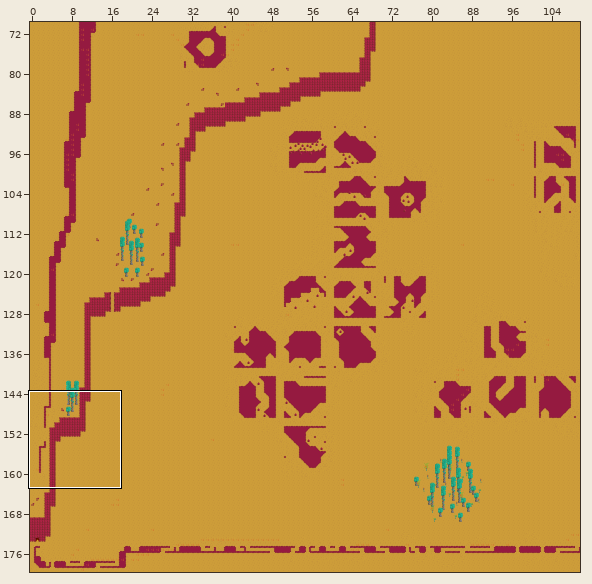
Two versions of a level (Tiled map, data/map/terrain.tmx). Above, an overview of the earlier version with the close-up marked.
Close-up. As it was:
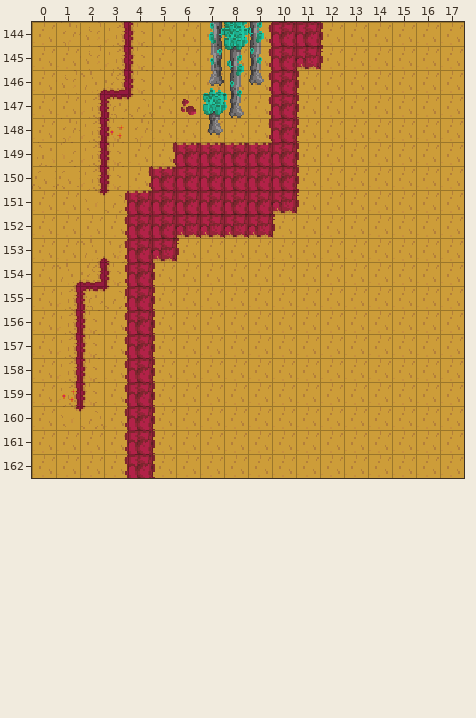
Cells are 16x16 px. Shown: x 0..17, y 144..162. The commit also changed other parts of the map, which this record leaves out.
The same view after the edit:
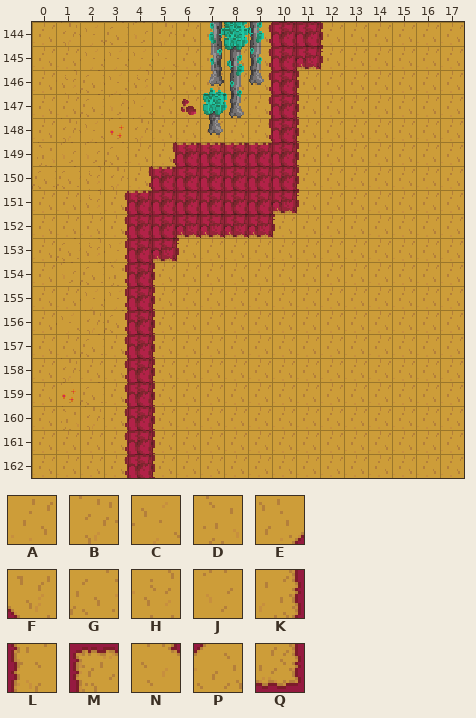
Key: from "ground": A 11, B 16, C 17, D 18, E 19, F 21, G 24, H 25, J 26, K 27, L 29, M 30, N 35, P 37, Q 39.
_ is an empty cell.
Change:
Layer "main":
The author changed tile K to tile A in row 155 at x 1; in row 157 at x 1.
The author changed tile L to tile A in row 158 at x 2.
The author changed tile P to tile A in row 151 at x 3.
The author changed tile A to tile B in row 144 at x 5.
The author changed tile K to tile B in row 158 at x 1.
The author changed tile L to tile B in row 150 at x 3; in row 156 at x 2.
The author changed tile P to tile B in row 160 at x 2.
The author changed tile A to tile C in row 145 at x 5.
The author changed tile F to tile C in row 153 at x 3.
The author changed tile H to tile C in rows 144 to 145 at x 2.
The author changed tile K to tile C in row 145 at x 3; in row 148 at x 2; in row 156 at x 1.
The author changed tile L to tile C in row 145 at x 4.
The author changed tile M to tile C in row 155 at x 2.
The author changed tile P to tile C in row 147 at x 4; in row 155 at x 3.
The author changed tile Q to tile C in row 146 at x 3.
The author changed tile L to tile D in row 154 at x 3.
The author changed tile N to tile D in row 160 at x 1.
The author changed tile A to tile G in row 153 at x 1; in row 156 at x 3.
The author changed tile E to tile G in row 146 at x 2.
The author changed tile K to tile G in row 144 at x 3; in row 147 at x 2.
The author changed tile L to tile G in row 149 at x 3; in row 157 at x 2; in row 159 at x 2.
The author changed tile Q to tile G in row 154 at x 2.
The author changed tile E to tile H in row 153 at x 2.
The author changed tile K to tile H in row 150 at x 2.
The author changed tile L to tile H in row 146 at x 4.
The author changed tile N to tile H in row 151 at x 2.
The author changed tile E to tile J in row 154 at x 1.
The author changed tile K to tile J in row 149 at x 2; in row 159 at x 1.
The author changed tile L to tile J in row 144 at x 4; in row 148 at x 3.
The author changed tile M to tile J in row 147 at x 3.
